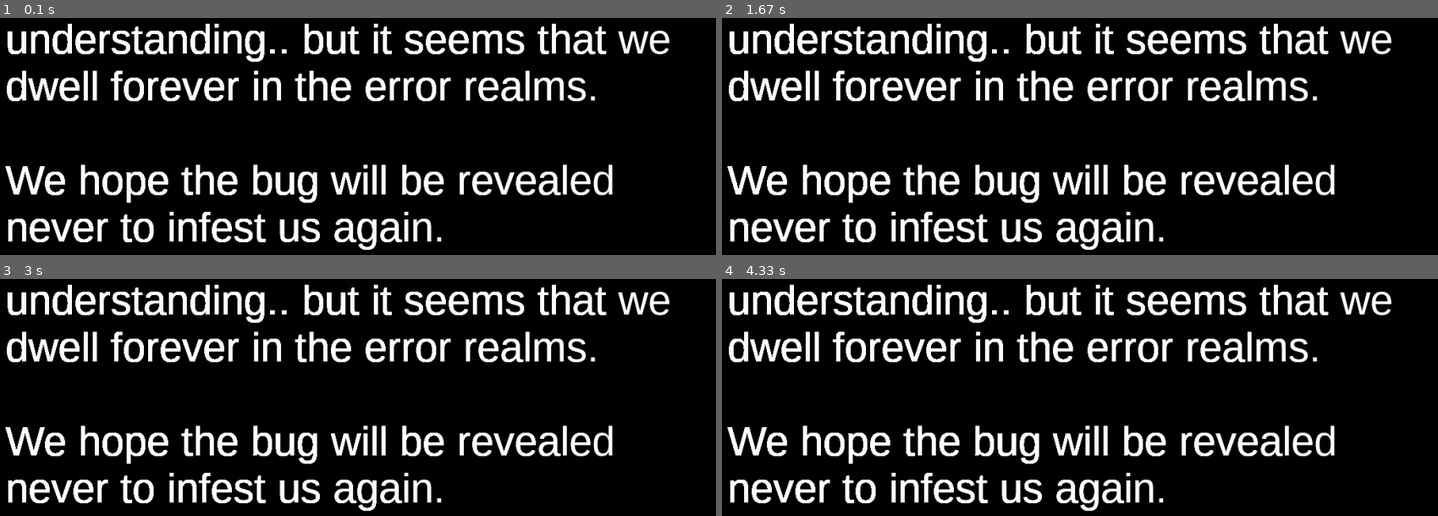
Above: before the commit, frames 1-4 (two rows, left to right).
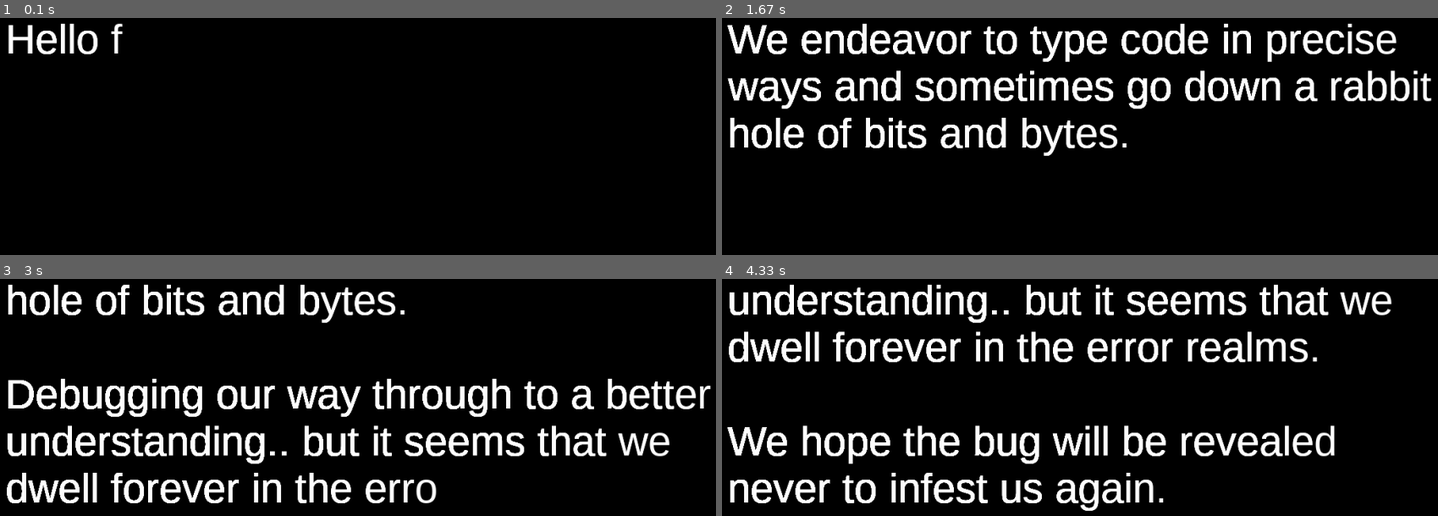
Above: after the commit, the same moments.

Repository: gerryjenkinslb/pygame_typing_simulation
Game: pygame game, started from main.py
Same seed, same stepped clock (60 frames per second), same inputs: the game is played once before the commit and once after it.
Inputs:
- Up to frame 1 (0.1 s): no input
- Up to frame 2 (1.67 s): tap Space at 0.33 s
- Up to frame 3 (3 s): no input
- Up to frame 4 (4.33 s): no input

The runs differ from the first frame. In frame 1, 16% of the frame differs, in the area x 0-94%, y 2-98%; in frame 2, 22%; in frame 3, 24%, in the area x 0-100%, y 2-98%; in frame 4, nothing differs.

Commit message:
refactor again

Diff:
--- a/main.py
+++ b/main.py
@@ -1,10 +1,11 @@
 # PyGame simulate Human typing or the "Typewriter" effect
 
-# We define a class called 'TypingArea' that implements a rectangular are that can display
-# text onto it as if it was being typed by a human, this is called the Typewriter effect.
-# In the code we need to handle the timing in pygame
-# and when to advance a line or to scroll up if we have reached the end of the area
-# we also handle the char by char display to simulate typing
+# We define a class called 'TypingArea' that implements a rectangular are that
+# can display text onto it as if it was being typed by a human, this is called
+# the Typewriter effect.
+# In the code we need to handle the timing in pygame and when to advance a line
+# or to scroll up if we have reached the end of the area we also handle the
+# char by char display to simulate typing
 
 
 # Note: Char per sec (CPS) = Words per min (WPM) * 5 * 60
@@ -48,13 +49,13 @@
     font = pygame.font.SysFont("Liberation Sans", 60)
 
     area_rect = pygame.Rect(25, 0, w-50, h-25)
-    message = TypingArea(STORY, area_rect, font, WHITE, BLACK, wps=400000)
+    message = TypingArea(STORY, area_rect, font, WHITE, BLACK, wps=400)
 
     while True:
         for event in pygame.event.get():
             if event.type == pygame.QUIT:
                 pygame.quit()
-                exit()
+                return
         else:
             message.update()
             message.draw(screen)
--- a/typing_area.py
+++ b/typing_area.py
@@ -1,3 +1,4 @@
+
 # Class to support simulating human typing in an area
 # in PyGame with Scrolling (known as the typewriter effect)
 # Inter-key timing is random based inspired by this paper:
@@ -51,10 +52,10 @@
             text: text to display
             area: PyGame Rect Object specifying the screen rectangle
             font, fg_color, bk_color: font specs
-            wps: an optional parameter to set speed of typing, 80 wps default
+            wps: an optional parameter to set the speed of typing, 80 wps default
         """
 
-        self.char_queue = deque(text)  # use for queue of text to display
+        self.char_queue = deque(text)  # used for queue of text to display
         self.rect = area.copy()
         self.font = font
         self.fg_color = fg_color
@@ -69,7 +70,7 @@
         self.y_delta = self.font.size("M")[1]  # get height of line from a char
 
         self.line = ""  # current string buffer being rendered on line
-        self.next_time = 0.0  # trigger time for next action
+        self.next_time = time.time()  # trigger time for next action
         self.dirty = 0  # set to signal draw method to copy to screen
 
     def _render_new_line(self):  # advance down or scroll up on '\n'
@@ -95,19 +96,10 @@
 
     def update(self):
         """Call obj.update() from pygame main game loop"""
-        print("update")
-        tick_time = time.time()
-        while self.char_queue and self.next_time <= tick_time:  # time for char?
+        while self.char_queue and self.next_time <= time.time():  # time for char?
             self._render_char(self.char_queue.popleft())  # render it
-            if self.char_queue:  # setup next time
-                t = _type_delay(self.wps)/1000.0
-                if self.next_time > 0.0:
-                    self.next_time += t
-                else:
-                    self.next_time = tick_time + t
-            else:
-                self.next_time = 0.0  # empty buffer, nothing to do
-            print(tick_time, self.next_time)
+            self.next_time += _type_delay(self.wps)/1000.0
+        self.next_time = time.time()  # always reset to current tick time when waiting for char
 
 
     # call draw from pygame main loop after update
Not shown, changed: README.md
